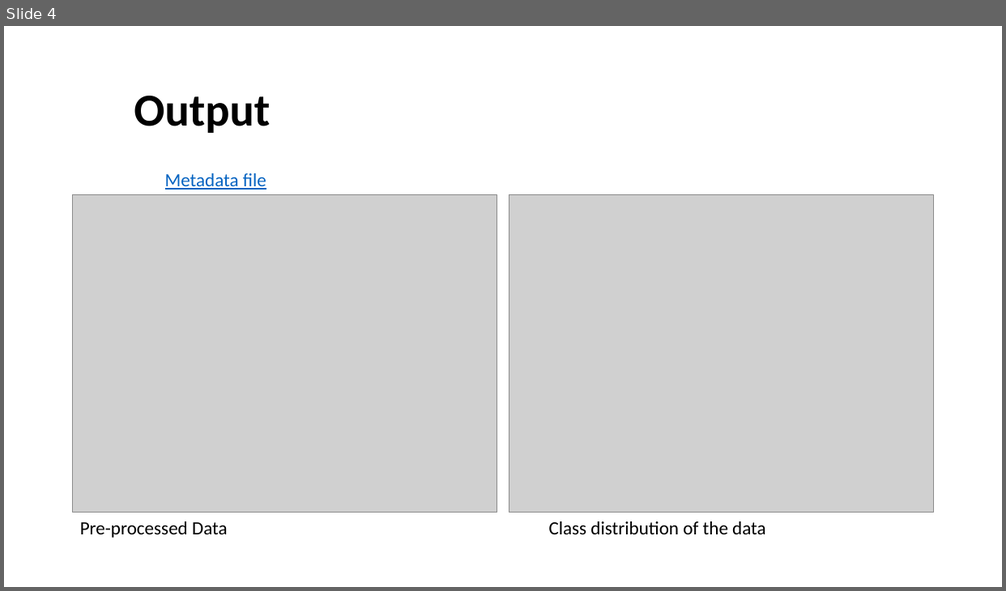
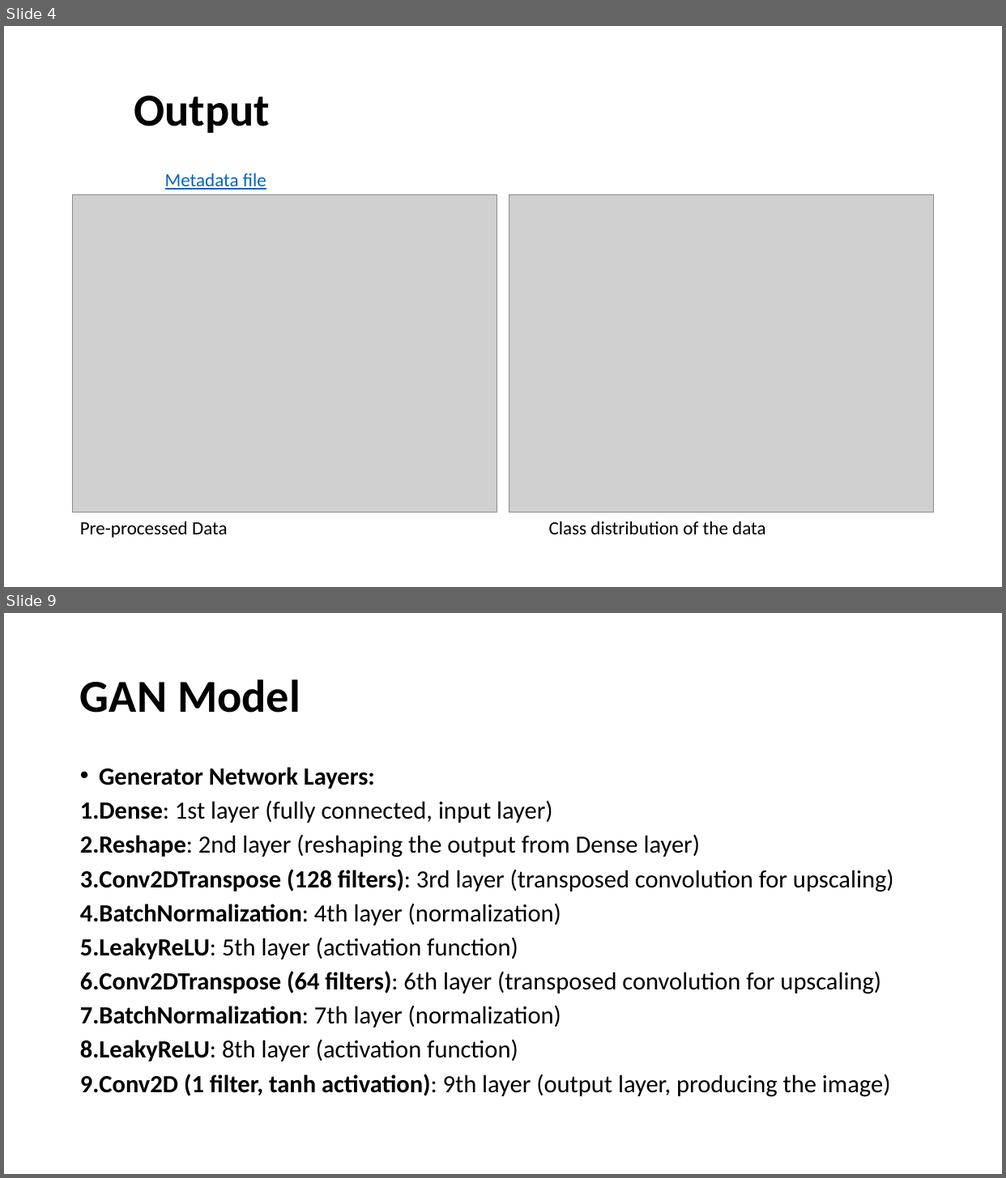
Before and after one commit to keerthan-ugrani/Praktikum, a slide deck: Internship-1.pptx. Shown one above the other, each under a label of ours: slide 4 before the commit, slides 4 and 9 after it; the slides between them are not shown. The pictures are 1006x591 and 1006x1178 pixels, drawn with LibreOffice and Linux fonts; fonts in the diff are those of the drawing; grey boxes stand for pictures. Boxes give left, top, right and bottom in pixels: in the first picture for what was removed or moved away, otherwise in the second. Text is boxed around its words. In the diff, an @@ line names an element or a change of style, - is before the commit and + after.

```diff
--- a/Internship-1.pptx
+++ b/Internship-1.pptx
@@ slide 9 added at [4, 613, 1002, 1174], background #FFFFFF @@
@@ title added at [80, 679, 300, 713], 44 pt, text #000000, bold @@
+GAN Model
@@ text added at [80, 767, 894, 1097], 23.8 pt, text #000000 @@
+• Generator Network Layers:
+1. Dense: 1st layer (fully connected, input layer)
+2. Reshape: 2nd layer (reshaping the output from Dense layer)
+3. Conv2DTranspose (128 filters): 3rd layer (transposed convolution for upscaling)
+4. BatchNormalization: 4th layer (normalization)
+5. LeakyReLU: 5th layer (activation function)
+6. Conv2DTranspose (64 filters): 6th layer (transposed convolution for upscaling)
+7. BatchNormalization: 7th layer (normalization)
+8. LeakyReLU: 8th layer (activation function)
+9. Conv2D (1 filter, tanh activation): 9th layer (output layer, producing the image)
```
Also in this commit, not shown: 6 other slides added, 19 other files.
